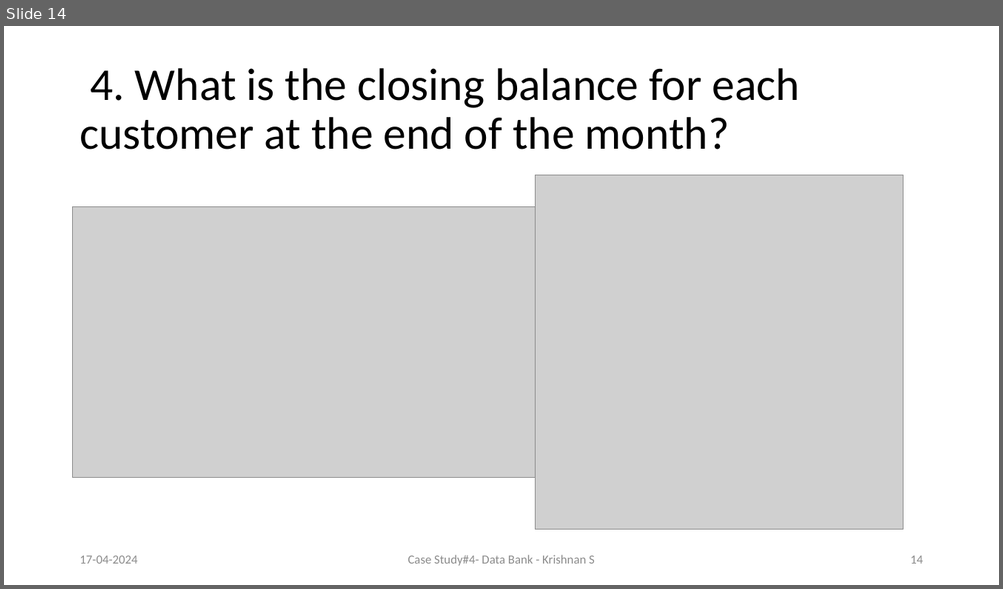
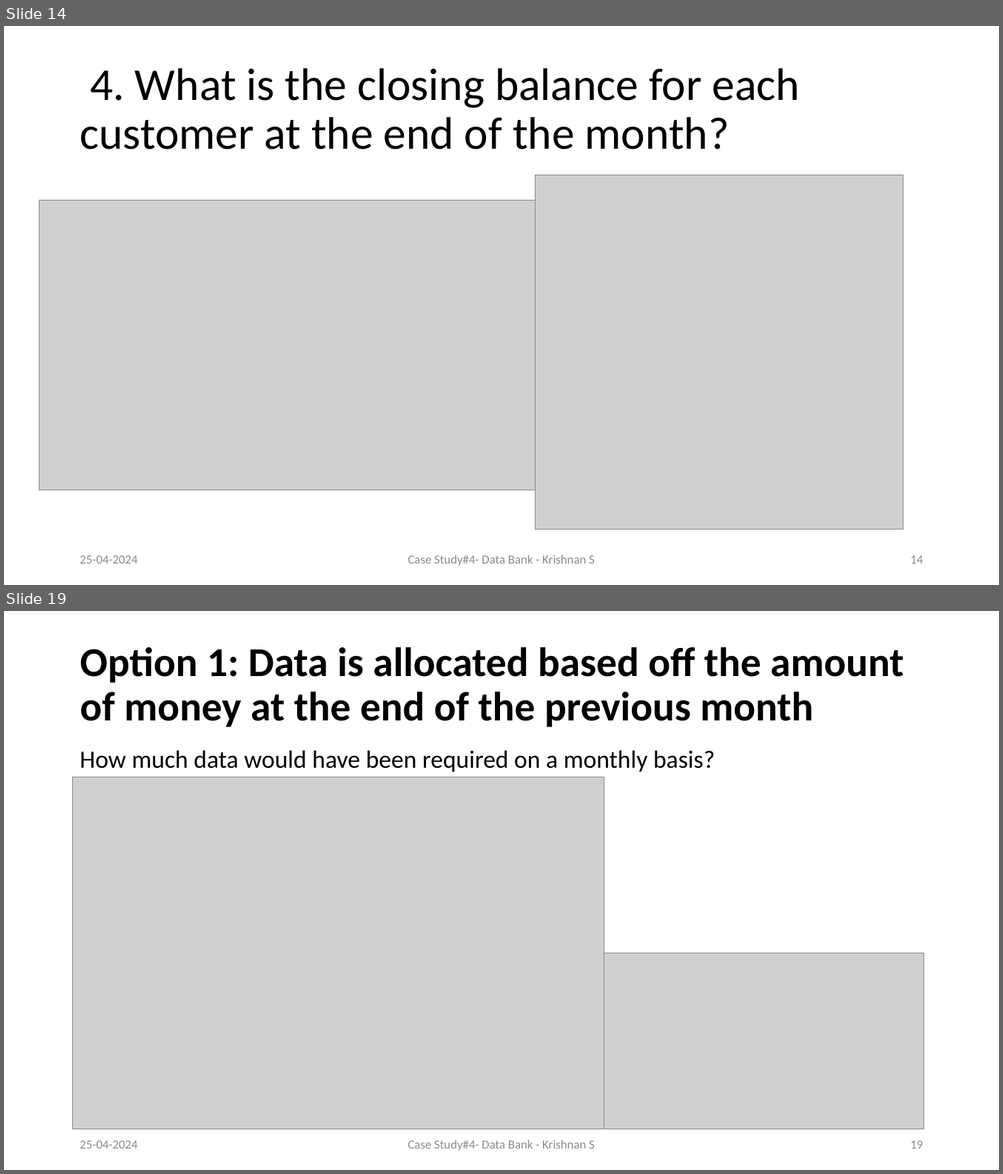
Before and after one commit to Krishnann-s/8-Week-SQL-Challenge, a slide deck: Case Study 4/Data Bank.pptx. Shown one above the other, each under a label of ours: slide 14 before the commit, slides 14 and 19 after it; the slides between them are not shown. The pictures are 1003x589 and 1003x1174 pixels, drawn with LibreOffice and Linux fonts; fonts in the diff are those of the drawing; grey boxes stand for pictures. Boxes give left, top, right and bottom in pixels: in the first picture for what was removed or moved away, otherwise in the second. Text is boxed around its words. In the diff, an @@ line names an element or a change of style, - is before the commit and + after.

Commit message:
fixed case Study 4 ppt

```diff
--- a/Case Study 4/Data Bank.pptx
+++ b/Case Study 4/Data Bank.pptx
@@ slide 19 added at [4, 611, 999, 1170], background #FFFFFF @@
@@ title added at [80, 647, 903, 727], 39.6 pt, text #000000, bold @@
+Option 1: Data is allocated based off the amount of money at the end of the previous month
@@ text added at [79, 750, 714, 772], 24 pt, text #000000 @@
+How much data would have been required on a monthly basis?
@@ picture added at [73, 777, 604, 1130] @@
@@ picture added at [604, 954, 924, 1130] @@
@@ text added at [79, 1141, 137, 1149], 12 pt, text #8C8C8C @@
+25-04-2024
@@ text added at [408, 1140, 595, 1151], 12 pt, text #8C8C8C @@
+Case Study#4- Data Bank - Krishnan S
@@ page number added at [910, 1141, 922, 1149], 12 pt, text #8C8C8C @@
+19
@@ slide 14 changed as well @@
@@ picture: place and size @@
-picture at [73, 207, 535, 477]
+picture at [39, 200, 535, 491]
@@ text at [79, 556, 137, 564]: text changed @@
-17-04-2024
+25-04-2024
```
Also in this commit, not shown: 13 other slides changed, 4 other slides added, 1 other file.
